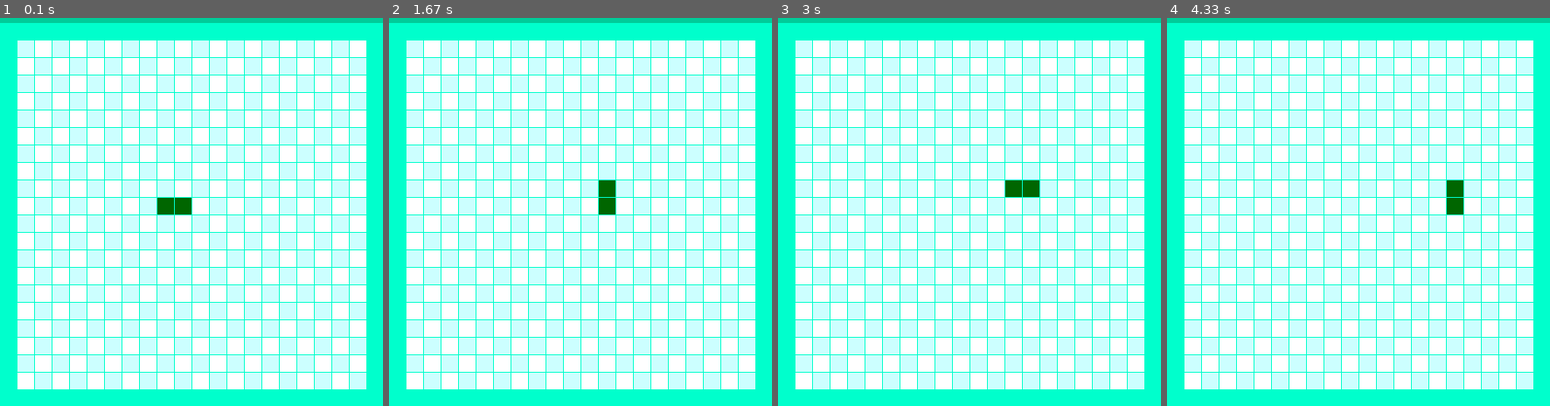
Above: before the commit, frames 1-4 (left to right).
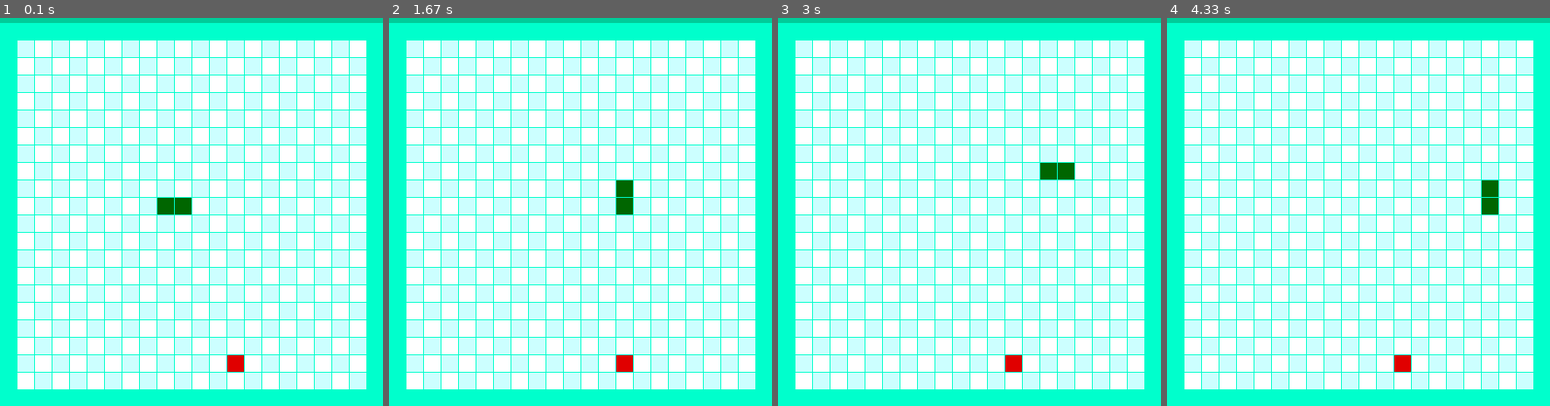
Above: after the commit, the same moments.

Repository: AleksandrVeselov/Snake_pygame
Game: pygame game, started from main.py
Same seed, same stepped clock (60 frames per second), same inputs: the game is played once before the commit and once after it.
Inputs:
- Up to frame 1 (0.1 s): no input
- Up to frame 2 (1.67 s): hold Right 0.33-0.8 s; hold Up 0.83-1.33 s; hold Right from 1.37 s (still down)
- Up to frame 3 (3 s): release Right at 2.1 s
- Up to frame 4 (4.33 s): hold Down 3.02-3.93 s; hold Left from 3.97 s (still down)

The runs differ from the first frame. In frame 1, 0.2% of the frame differs, in the area x 59-64%, y 86-92%; in frame 2, 0.9%, in the area x 54-64%, y 41-92%; in frame 3, 0.9%; in frame 4, 0.9%.

Commit message:
Реализована отрисовка еды для змейки в случайном месте на игровом поле

Diff:
--- a/main.py
+++ b/main.py
@@ -1,5 +1,6 @@
 import pygame
 import sys
+import random
 
 SIZE_BLOCK = 20  # Размер одного блока
 COUNT_BLOCKS = 20  # Количество блоков по горизонтали и вертикали
@@ -12,6 +13,7 @@
 FRAME_COLOR = (0, 255, 204)  # Цвет рамки
 WHITE = (255, 255, 255)
 BLUE = (204, 255, 255)
+RED = (224, 0, 0)
 HEADER_COLOR = (0, 204, 153)  # Цвет заголовка
 SNAKE_COLOR = (0, 102, 0)
 
@@ -27,7 +29,10 @@
         self.y = y
 
     def is_inside(self):
-        return 0 <= self.x < SIZE_BLOCK and 0 <= self.y < SIZE_BLOCK
+        return 0 <= self.x < COUNT_BLOCKS and 0 <= self.y < COUNT_BLOCKS
+
+    def __eq__(self, other):
+        return isinstance(other, SnakeBlock) and self.x == other.x and self.y == other.y
 
 
 def draw_block(color: tuple[int, int, int], row: int, column: int) -> None:
@@ -43,7 +48,23 @@
     pygame.draw.rect(screen, color, [coord_x, coord_y, SIZE_BLOCK, SIZE_BLOCK])
 
 
+def get_random_block() -> SnakeBlock:
+    """
+    Функция создает блок по случайным координатам
+    :return: Блок класса SnakeBlock
+    """
+    random_block = SnakeBlock(random.randint(0, SIZE_BLOCK - 1), random.randint(0, SIZE_BLOCK - 1))
+
+    # Цикл если координаты блока совпадают с координатами одного из блоков змейки
+    while random_block in snake_blocks:
+        random_block.x = random.randint(0, SIZE_BLOCK - 1)
+        random_block.y = random.randint(0, SIZE_BLOCK - 1)
+
+    return random_block
+
+
 snake_blocks = [SnakeBlock(9, 8), SnakeBlock(9, 9)]  # Список блоков змейки
+food = get_random_block()  # Блок еды для змейки
 
 # Задание первоначального движения змейки по оси Х
 d_row = 0
@@ -88,9 +109,16 @@
             draw_block(color, row, column)
 
     head = snake_blocks[-1]  # голова змейки
+
+    # проверка на расположение змейки в пределах игрового поля
     if not head.is_inside():
         pygame.quit()
         sys.exit()
+
+    # Отрисовка еды
+    if food == head:
+        food = get_random_block()
+    draw_block(RED, food.x, food.y)
 
     # Отрисовка змейки
     for block in snake_blocks:
@@ -100,4 +128,4 @@
     snake_blocks.pop(0)
 
     pygame.display.flip()  # Обновление экрана
-    timer.tick(2)  # число кадров в секунду
+    timer.tick(3)  # число кадров в секунду
